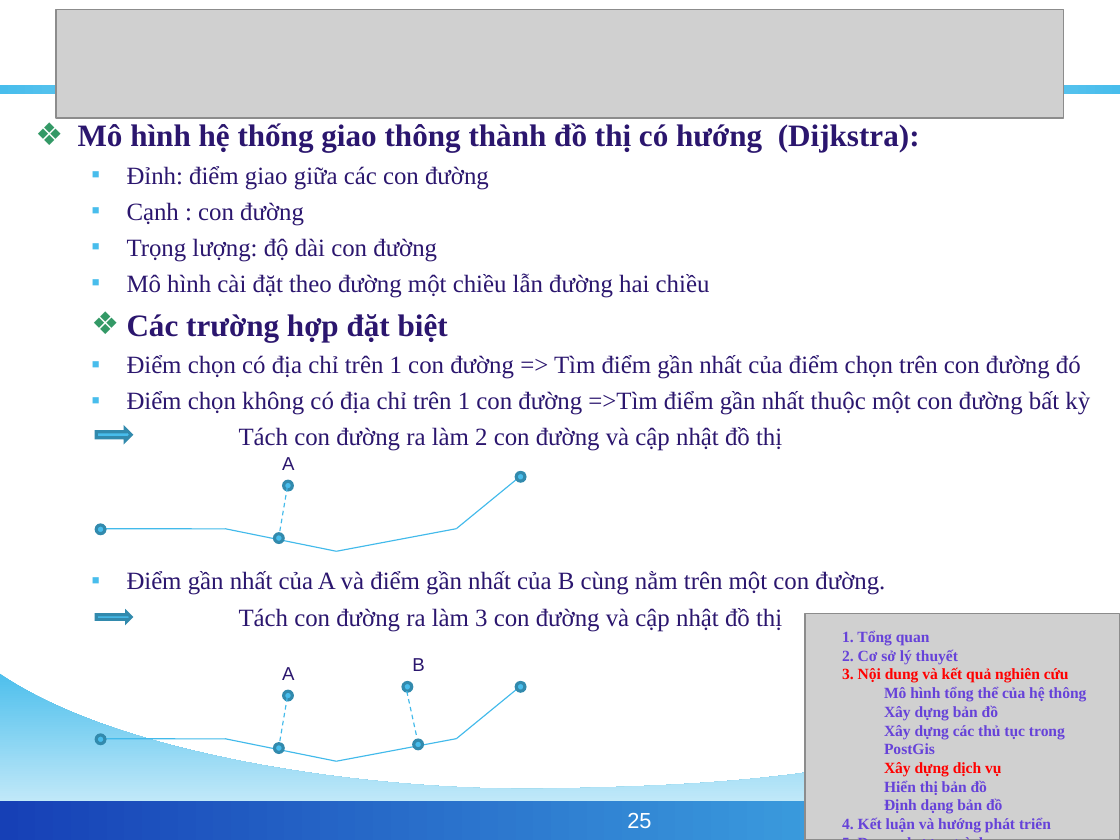
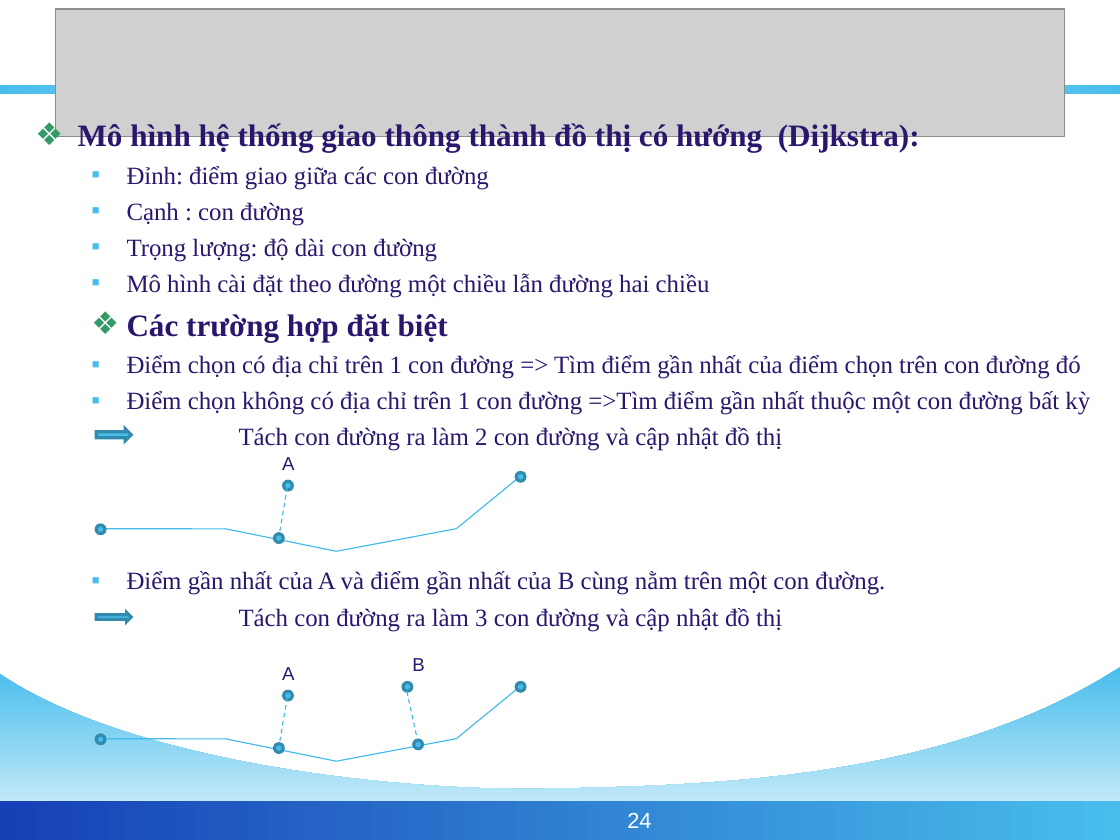
Before and after one commit to phamngsinh/cantho-webgis, a slide deck: slide 24 of Document/Bao Cao/BaoCaoLuanVan2.ppt (slide 25 before the commit). Drawn at 1120x840 pixels with LibreOffice and Linux fonts; fonts in the diff are those of the drawing; grey boxes stand for pictures; background and template pictures are left out. Boxes give left, top, right and bottom in pixels: in the first picture for what was removed or moved away, otherwise in the second. Text is boxed around its words. In the diff, an @@ line names an element or a change of style, - is before the commit and + after.

```diff
--- a/Document/Bao Cao/BaoCaoLuanVan2.ppt
+++ b/Document/Bao Cao/BaoCaoLuanVan2.ppt
@@ picture: place and size @@
-picture at <box>56,10,1064,119</box>
+picture at <box>55,9,1064,137</box>
@@ picture removed at <box>805,614,1120,840</box> @@
@@ text removed at <box>842,631,1087,833</box> @@
-1. Tổng quan
-2. Cơ sở lý thuyết
-3. Nội dung và kết quả nghiên cứu
-Mô hình tổng thể của hệ thông
-Xây dựng bản đồ
-Xây dựng các thủ tục trong PostGis
-Xây dựng dịch vụ
-Hiển thị bản đồ
-Định dạng bản đồ
-4. Kết luận và hướng phát triển
-5. Demo chương trình
@@ page number at <box>627,813,651,828</box>: text changed @@
-25
+24
```
Also in this commit, not shown: 26 other slides changed, 2 slides added, 2 slides removed.
